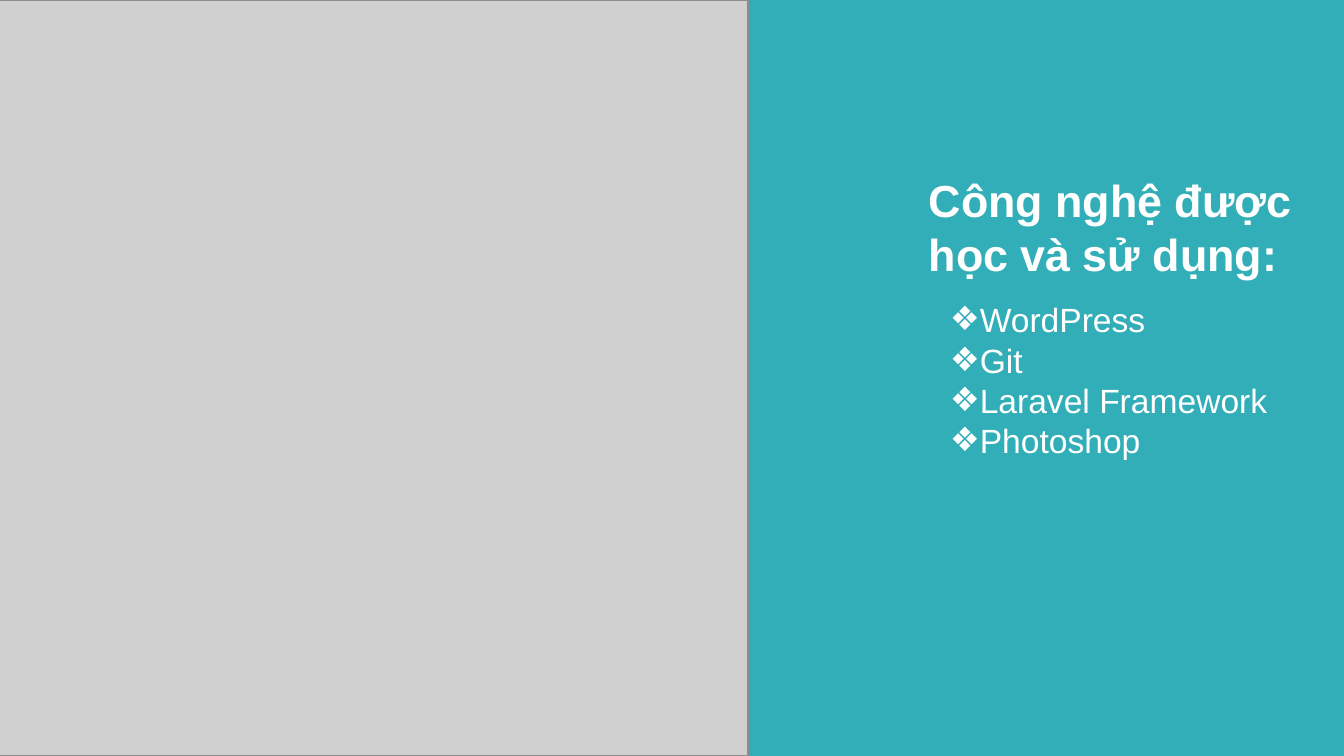
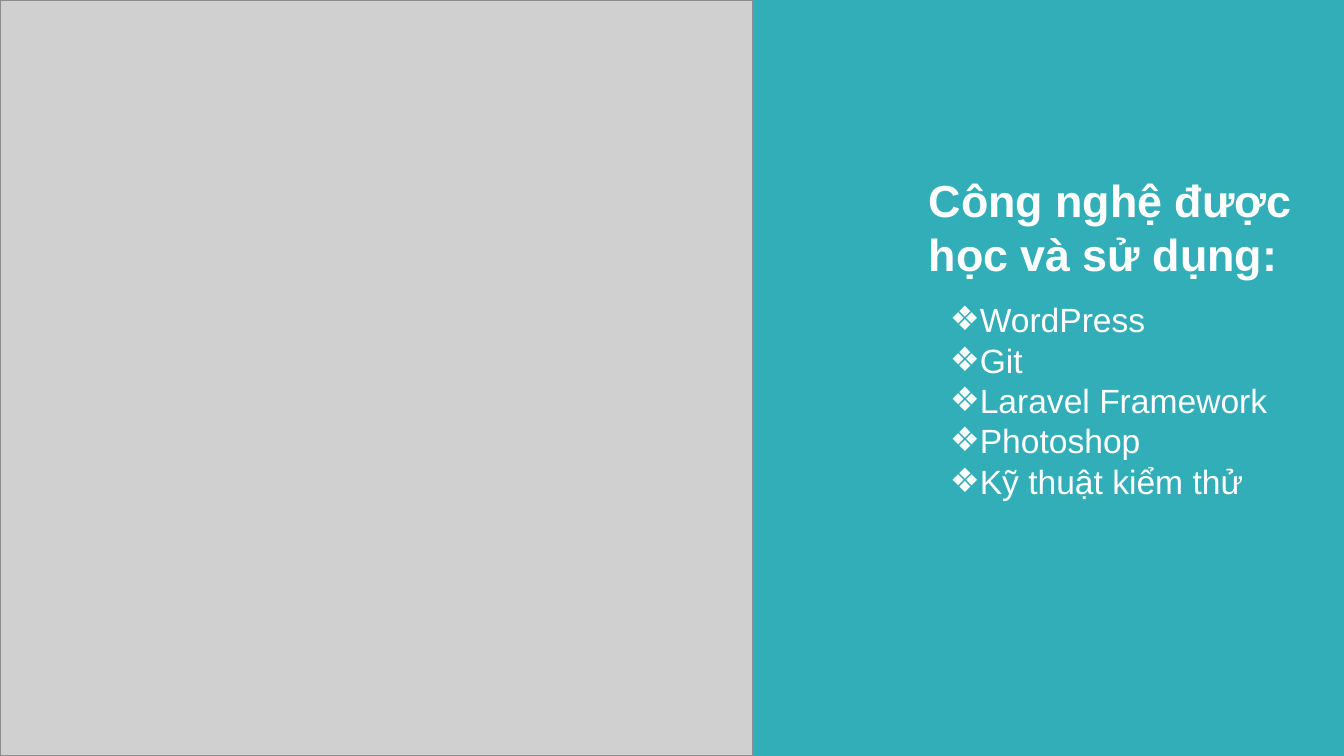
Before and after one commit to haanhvu010799/BaoCaoMonHoc, a slide deck: slide 5 of Thực Tập/BAOCAOTHUCTAP.pptx. Drawn at 1344x756 pixels with LibreOffice and Linux fonts; fonts in the diff are those of the drawing; grey boxes stand for pictures. Boxes give left, top, right and bottom in pixels: in the first picture for what was removed or moved away, otherwise in the second. Text is boxed around its words. In the diff, an @@ line names an element or a change of style, - is before the commit and + after.

```diff
--- a/Thực Tập/BAOCAOTHUCTAP.pptx
+++ b/Thực Tập/BAOCAOTHUCTAP.pptx
@@ picture: place and size @@
-picture at <box>0,0,749,755</box>
+picture at <box>0,0,753,755</box>
@@ text at <box>980,467,1243,500</box>: paragraph added @@
+❖ Kỹ thuật kiểm thử
```
Also in this commit, not shown: 3 other slides changed, 1 other file.
